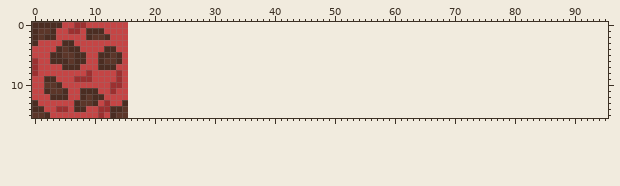
File history of a sprite sheet, assets/images/tiles/lava.png. Above, as it was before the edit.
The file is 16x16 pixels. The old version is drawn lined up with the new one, on the new canvas.
Now the later version:
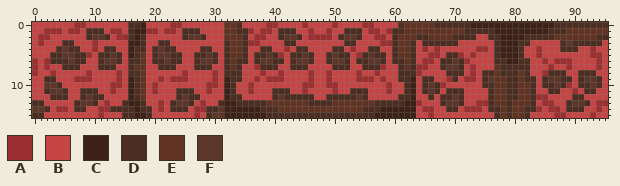
Palette (. is transparent): A #9c3030  B #c54545  C #3c2116  D #4b2d22  E #603322  F #5c3629
Edits made:
canvas 16x16 -> 96x16
Changed rows in their new state; - is an unchanged pixel.
first column x 0:
 0 BBBBB-----------DDCBBBBAABBBBBBBEEDBBBBAABBBBABBBBABBBBAABBBBDEEEEEDDDDDDCCCCCCCCCCCCCCDDDDDDDDD
 1 BBAAA--------AA-DCCAABAABDDDBBBBEEDDABAABDDDBBABBABBDDDBAABADDEEEEEEEEEEDDDDDCCCCCCCCCDDDEEEEEEE
 2 BAAB----------AADCDBBBBBBDFFDBBBEEEDBAABBDFFDBAAAABDFFDBBAABDEEEDDEEEEDDDDBBDDCCCCDDDDDEEEEEEEDD
 3 BA--------A-----CCDBBDDBBBBBBBBBDEEDAABBBBDDBBBBBBBBDDBBBBAADEEDBDDDDDDBBBBBBDCCCDDBBBBBDFDDDDDB
 4 ----------A-----CDDBDFDDBBBBDDBBDEEDBBDDBBABDDBBBBDDBABBDDBBDEEDBABABBBBBBAABDCCCDBBABBBDDDBBABB
 5 ---------A------CDEBDFFDDBBDDFDBDEEDBDDFDABDDFDBBDFDDBADFDDBDEEDBBAABDDABABBBDCCCDBBABBBBBBBBAAB
 6 --A-------------DDEBDDFDDBBDFFDBDEDDBDFFDDBDFFDBBDFFDBDDFFDBDDEDBAABDDFDABBBBDDCCDDBBABAAABBBBAB
 7 --A-------------DEEBBDDDBBBDDDBBDEDBBADDDBBDDDBBBBDDDBBDDDABBDEDAABBDFFDBABBBEDDDDDBBBABBABBBBAB
 8 ---A------------DDEBBBBBBABBBBABDDDBBBABBABBBBABBABBBBABBABBBDDDABBBBDDDBABDDEDDDEDBBADDDBBDDDBB
 9 ----------------CDEBBABAAABBBBABCDDBBABAAABBBBABBABBBBAAABABBDDCBDDBBADBAABDFEEDDEDDBDFFDDBDFFDB
10 ----------------CDEBABBBBBBBBAABCDBBABBBBBBBBAABBAABBBBBBBBABBDCBDFDABBBBBBDDEEDDEEDBDDFDABDDFDB
11 ----------------CDEBABBBDDDBBABBCDBBABBBDDDBBABBBBABBDDDBBBABBDCBDFDBDDDBBBBDEEDDEEDBBDDBBABDDBB
12 ----------------CDEBBBBBDFDDBBBBCDDBBBBBDFDDDDDBBDDDDDFDBBBBBDDCBBDBDDFDBBBBDEEDDEEDAABBBBDDBBBB
13 -D--------------CCDBBABDFFDBABBDCCDDDDDEEEEEEEDDDDEEEEEEEDDDDDCCABBBDFFDBBAADEEDEEEDBAABBDFFDBAA
14 FFD------------DDCDDBABDDDBAADDFCCCCCCDDDEEEEEEEEEEEEEEDDDCCCCCCBAABBDDBAAABDDEDEEDDABAABDDDBBAB
15 DDB----------BBDDCCDBBBBBBBABDFFCCCCCCCDDDDDDDDDDDDDDDDDDCCCCCCCBBABBBBBBBBBBDEDEEDBBBBAABBBBABB
